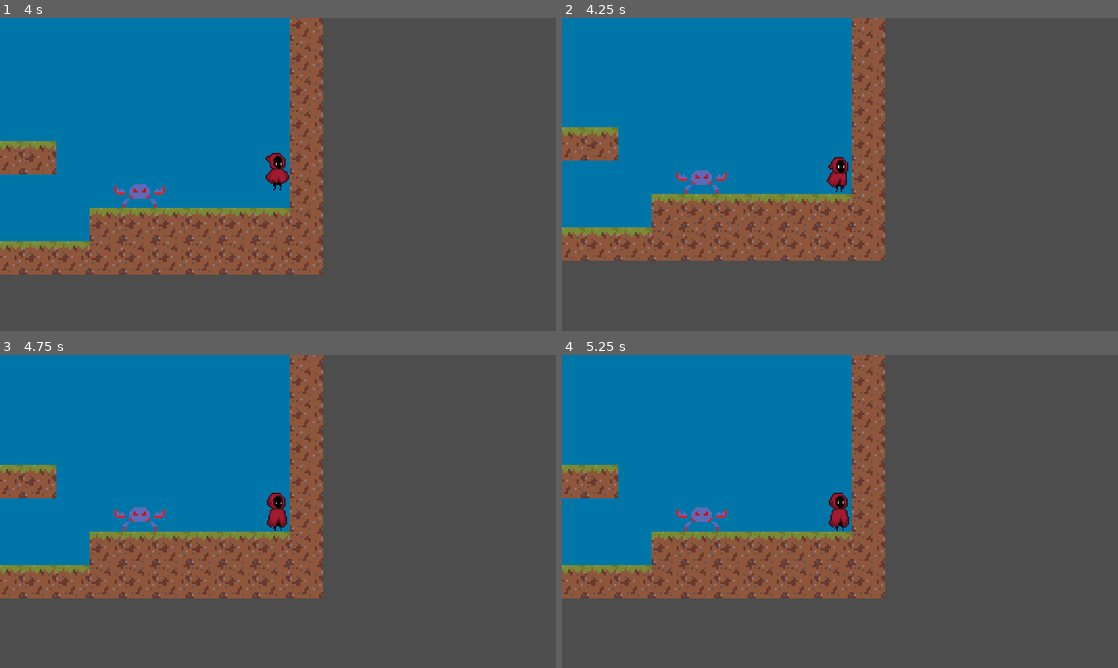
Above: before the commit, frames 1-4 (two rows, left to right).
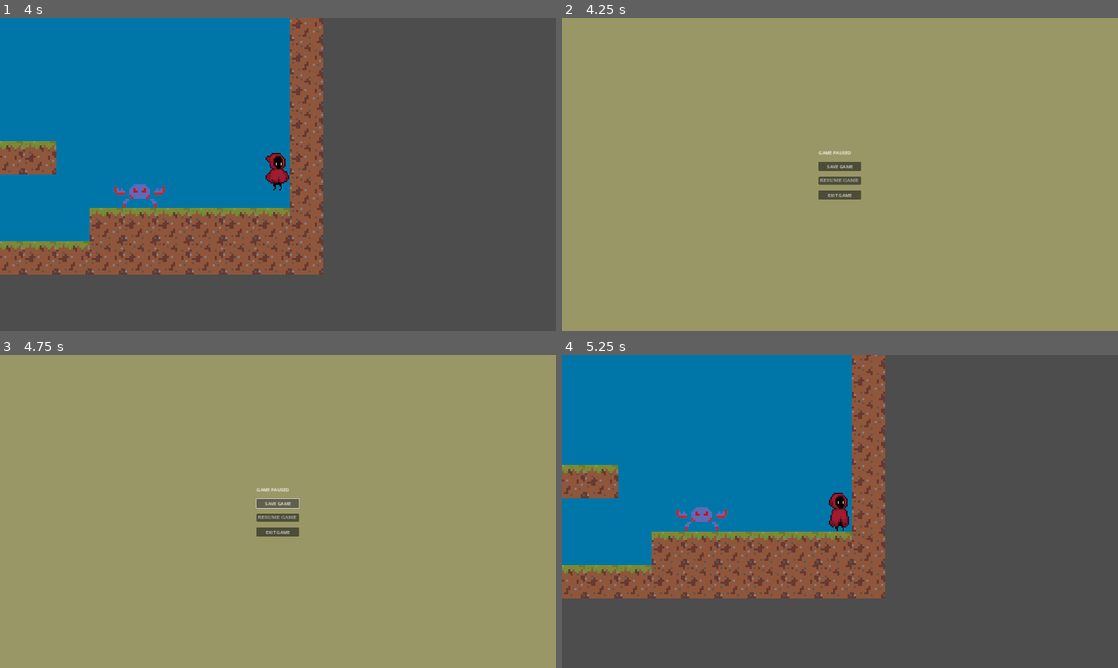
Above: after the commit, the same moments.

Repository: yeegz/Fallen-Asteri
Game: Godot game, scene res://scene.tscn
Same seed, same stepped clock (60 frames per second), same inputs: the game is played once before the commit and once after it. This scene is started directly instead of the project's main scene.
Inputs (mouse positions are in pixels of both pictures, inside the frame that each line leads up to):
- Up to frame 1 (4 s): tap Enter (ui_accept) at 0.5, 0.77, 1.52, 3.02, 3.77 s; hold Right (ui_right) 0.53-2.03 s; hold Left (ui_left) 2.03-2.78 s; hold Right (ui_right) from 2.78 s (still down)
- Up to frame 2 (4.25 s): keep holding Right (ui_right); tap Escape (pause, bound only after the commit) at 4.15 s
- Up to frame 3 (4.75 s): release Right (ui_right) at 4.25 s; click (278, 502) at 4.25 s, where only the run after the commit has a clickable "SAVE GAME"
- Up to frame 4 (5.25 s): click (840, 517) at 5 s, where only the run after the commit has a clickable "RESUME GAME"

Frame 1 is identical in both runs. In frame 2, 100% of the frame differs, in the area x 0-100%, y 0-100%; in frame 3, 100%; in frame 4, nothing differs.

Commit message:
work on options and pause menu

Diff:
--- /dev/null
+++ b/PauseMenu.gd
@@ -0,0 +1,23 @@
+extends Control
+
+var _is_paused:bool = false :
+	set =set_paused
+
+
+func _unhandled_input(event: InputEvent) -> void:
+	if event.is_action_pressed("pause"):
+		_is_paused =  !_is_paused
+
+func set_paused(value:bool) -> void:
+	_is_paused = value
+	get_tree().paused = _is_paused
+	visible = _is_paused
+
+
+
+func _on_resume_pressed():
+	_is_paused = false
+
+
+func _on_exit_pressed():
+	get_tree().quit()
--- a/Scenes/character_body_2d.gd
+++ b/Scenes/character_body_2d.gd
@@ -54,3 +54,8 @@
 		print("Attack to right")
 	elif Input.is_action_just_pressed("ui_attack") and direction == -1:
 		print("Attack to left")
+
+
+
+func _on_button_pressed():
+	get_tree().change_scene_to_file("res://main menu.tscn")
--- a/options.tscn
+++ b/options.tscn
@@ -15,8 +15,8 @@
 script = ExtResource("1_c026u")
 
 [node name="Options" type="Sprite2D" parent="."]
-position = Vector2(962, 541)
-scale = Vector2(0.996875, 1)
+position = Vector2(962, 528)
+scale = Vector2(0.996875, 1.02407)
 texture = ExtResource("2_tb6g6")
 
 [node name="MarginContainer" type="MarginContainer" parent="."]
--- /dev/null
+++ b/pause_menu.tscn
@@ -0,0 +1,75 @@
+[gd_scene load_steps=6 format=3 uid="uid://dsrbpbwd065ue"]
+
+[ext_resource type="Script" path="res://PauseMenu.gd" id="1_t3bqp"]
+
+[sub_resource type="FontVariation" id="FontVariation_6ktee"]
+
+[sub_resource type="FontVariation" id="FontVariation_s6v5x"]
+fallbacks = Array[Font]([null, null, null, null, null, null, null, null, null, null, null, null, null, null, null, null, null, null, null, null, null, null, null, null, null])
+base_font = SubResource("FontVariation_6ktee")
+
+[sub_resource type="Theme" id="Theme_yy503"]
+default_font = SubResource("FontVariation_s6v5x")
+
+[sub_resource type="FontFile" id="FontFile_wkxn8"]
+subpixel_positioning = 0
+msdf_pixel_range = 14
+msdf_size = 128
+cache/0/16/0/ascent = 0.0
+cache/0/16/0/descent = 0.0
+cache/0/16/0/underline_position = 0.0
+cache/0/16/0/underline_thickness = 0.0
+cache/0/16/0/scale = 1.0
+cache/0/16/0/kerning_overrides/16/0 = Vector2(0, 0)
+
+[node name="PauseMenu" type="Control"]
+process_mode = 3
+layout_mode = 3
+anchors_preset = 15
+anchor_right = 1.0
+anchor_bottom = 1.0
+grow_horizontal = 2
+grow_vertical = 2
+script = ExtResource("1_t3bqp")
+
+[node name="Background" type="ColorRect" parent="."]
+layout_mode = 1
+anchors_preset = 15
+anchor_right = 1.0
+anchor_bottom = 1.0
+grow_horizontal = 2
+grow_vertical = 2
+color = Color(0.603922, 0.592157, 0.4, 1)
+
+[node name="CenterContainer" type="CenterContainer" parent="."]
+layout_mode = 1
+anchors_preset = 15
+anchor_right = 1.0
+anchor_bottom = 1.0
+grow_horizontal = 2
+grow_vertical = 2
+
+[node name="VBoxContainer" type="VBoxContainer" parent="CenterContainer"]
+layout_mode = 2
+theme_override_constants/separation = 20
+
+[node name="Label" type="Label" parent="CenterContainer/VBoxContainer"]
+layout_mode = 2
+text = "GAME PAUSED"
+
+[node name="Save" type="Button" parent="CenterContainer/VBoxContainer"]
+layout_mode = 2
+text = "SAVE GAME"
+
+[node name="Resume" type="Button" parent="CenterContainer/VBoxContainer"]
+layout_mode = 2
+theme = SubResource("Theme_yy503")
+theme_override_fonts/font = SubResource("FontFile_wkxn8")
+text = "RESUME GAME "
+
+[node name="Exit" type="Button" parent="CenterContainer/VBoxContainer"]
+layout_mode = 2
+text = "EXIT GAME"
+
+[connection signal="pressed" from="CenterContainer/VBoxContainer/Resume" to="." method="_on_resume_pressed"]
+[connection signal="pressed" from="CenterContainer/VBoxContainer/Exit" to="." method="_on_exit_pressed"]
--- a/project.godot
+++ b/project.godot
@@ -41,3 +41,8 @@
 , Object(InputEventKey,"resource_local_to_scene":false,"resource_name":"","device":-1,"window_id":0,"alt_pressed":false,"shift_pressed":false,"ctrl_pressed":false,"meta_pressed":false,"pressed":false,"keycode":0,"physical_keycode":68,"key_label":0,"unicode":100,"echo":false,"script":null)
 ]
 }
+pause={
+"deadzone": 0.5,
+"events": [Object(InputEventKey,"resource_local_to_scene":false,"resource_name":"","device":0,"window_id":0,"alt_pressed":false,"shift_pressed":false,"ctrl_pressed":false,"meta_pressed":false,"pressed":false,"keycode":0,"physical_keycode":4194305,"key_label":0,"unicode":0,"echo":false,"script":null)
+]
+}
--- a/resolution_mode_button.tscn
+++ b/resolution_mode_button.tscn
@@ -1,7 +1,9 @@
-[gd_scene load_steps=3 format=3 uid="uid://ma3pxnk85j10"]
+[gd_scene load_steps=4 format=3 uid="uid://ma3pxnk85j10"]
 
 [ext_resource type="PackedScene" uid="uid://byprxtidqywso" path="res://options_display_button.tscn" id="1_e1ncg"]
 [ext_resource type="Script" path="res://resolution_mode_button.gd" id="2_8bb4r"]
+
+[sub_resource type="Theme" id="Theme_fun06"]
 
 [node name="Resolution_Mode_Button" instance=ExtResource("1_e1ncg")]
 offset_left = -1.0
@@ -18,3 +20,6 @@
 
 [node name="Label" parent="HBoxContainer" index="0"]
 text = "Resolution"
+
+[node name="OptionButton" parent="HBoxContainer" index="2"]
+theme = SubResource("Theme_fun06")
--- a/scene.tscn
+++ b/scene.tscn
@@ -1,10 +1,11 @@
-[gd_scene load_steps=9 format=3 uid="uid://bplxua7pm7t3m"]
+[gd_scene load_steps=10 format=3 uid="uid://bplxua7pm7t3m"]
 
 [ext_resource type="Texture2D" uid="uid://byeqfi2rn1i6f" path="res://Sprite Assets/dirt.png" id="1_jjdho"]
 [ext_resource type="Texture2D" uid="uid://dtu1hwjhxyxuo" path="res://Sprite Assets/grass.png" id="2_nfj14"]
 [ext_resource type="Texture2D" uid="uid://tsvhuippqr6w" path="res://Sprite Assets/sky.png" id="3_i8t2b"]
 [ext_resource type="PackedScene" uid="uid://c8br3cr26rf1a" path="res://Scenes/character_body_2d.tscn" id="4_uge1f"]
 [ext_resource type="PackedScene" path="res://Scenes/enemy_12d.tscn" id="5_qhj3c"]
+[ext_resource type="PackedScene" uid="uid://dsrbpbwd065ue" path="res://pause_menu.tscn" id="6_22hrl"]
 
 [sub_resource type="TileSetAtlasSource" id="TileSetAtlasSource_jovnk"]
 texture = ExtResource("1_jjdho")
@@ -48,3 +49,8 @@
 [node name="enemy12D" parent="." instance=ExtResource("5_qhj3c")]
 texture_filter = 1
 position = Vector2(816, 132)
+
+[node name="CanvasLayer" type="CanvasLayer" parent="."]
+
+[node name="PauseMenu" parent="CanvasLayer" instance=ExtResource("6_22hrl")]
+visible = false
--- a/settings_tab_container.tscn
+++ b/settings_tab_container.tscn
@@ -1,7 +1,8 @@
-[gd_scene load_steps=3 format=3 uid="uid://v4ag1ndob1rb"]
+[gd_scene load_steps=4 format=3 uid="uid://v4ag1ndob1rb"]
 
 [ext_resource type="PackedScene" uid="uid://bmexm3typrptj" path="res://window_mode_button.tscn" id="1_qwxlb"]
 [ext_resource type="PackedScene" uid="uid://ma3pxnk85j10" path="res://resolution_mode_button.tscn" id="2_6lcci"]
+[ext_resource type="Texture2D" uid="uid://b7fmoaji81tgp" path="res://tii.png" id="3_duvgi"]
 
 [node name="Settings_Tab_Container" type="Control"]
 layout_mode = 3
@@ -22,15 +23,13 @@
 anchor_bottom = 1.0
 offset_left = 134.0
 offset_top = 148.0
-offset_right = -443.584
+offset_right = -519.584
 offset_bottom = -66.0
 grow_horizontal = 2
 grow_vertical = 2
 tab_alignment = 1
-current_tab = 1
 
 [node name="Sound" type="TabBar" parent="TabContainer"]
-visible = false
 layout_mode = 2
 drag_to_rearrange_enabled = true
 
@@ -39,6 +38,10 @@
 anchors_preset = 15
 anchor_right = 1.0
 anchor_bottom = 1.0
+offset_left = -24.0
+offset_top = -24.0
+offset_right = 24.0
+offset_bottom = 24.0
 grow_horizontal = 2
 grow_vertical = 2
 theme_override_constants/margin_left = 24
@@ -47,6 +50,7 @@
 theme_override_constants/margin_bottom = 24
 
 [node name="Graphics" type="TabBar" parent="TabContainer"]
+visible = false
 layout_mode = 2
 drag_to_rearrange_enabled = true
 
@@ -90,6 +94,7 @@
 anchors_preset = 15
 anchor_right = 1.0
 anchor_bottom = 1.0
+offset_right = 4.0
 grow_horizontal = 2
 grow_vertical = 2
 theme_override_constants/margin_left = 24
@@ -119,41 +124,7 @@
 [node name="Label6" type="Label" parent="TabContainer/Control/MarginContainer/VBoxContainer"]
 layout_mode = 2
 
-[node name="Accessibility" type="TabBar" parent="TabContainer"]
-visible = false
-layout_mode = 2
-drag_to_rearrange_enabled = true
-
-[node name="MarginContainer" type="MarginContainer" parent="TabContainer/Accessibility"]
-layout_mode = 1
-anchors_preset = 15
-anchor_right = 1.0
-anchor_bottom = 1.0
-grow_horizontal = 2
-grow_vertical = 2
-theme_override_constants/margin_left = 24
-theme_override_constants/margin_top = 24
-theme_override_constants/margin_right = 24
-theme_override_constants/margin_bottom = 24
-
-[node name="VBoxContainer" type="VBoxContainer" parent="TabContainer/Accessibility/MarginContainer"]
-layout_mode = 2
-theme_override_constants/separation = 64
-
-[node name="Label" type="Label" parent="TabContainer/Accessibility/MarginContainer/VBoxContainer"]
-layout_mode = 2
-
-[node name="Label2" type="Label" parent="TabContainer/Accessibility/MarginContainer/VBoxContainer"]
-layout_mode = 2
-
-[node name="Label3" type="Label" parent="TabContainer/Accessibility/MarginContainer/VBoxContainer"]
-layout_mode = 2
-
-[node name="Label4" type="Label" parent="TabContainer/Accessibility/MarginContainer/VBoxContainer"]
-layout_mode = 2
-
-[node name="Label5" type="Label" parent="TabContainer/Accessibility/MarginContainer/VBoxContainer"]
-layout_mode = 2
-
-[node name="Label6" type="Label" parent="TabContainer/Accessibility/MarginContainer/VBoxContainer"]
-layout_mode = 2
+[node name="Tii" type="Sprite2D" parent="TabContainer/Control"]
+position = Vector2(856, 419)
+scale = Vector2(0.891667, 0.777778)
+texture = ExtResource("3_duvgi")
Binary file added: tii.png
